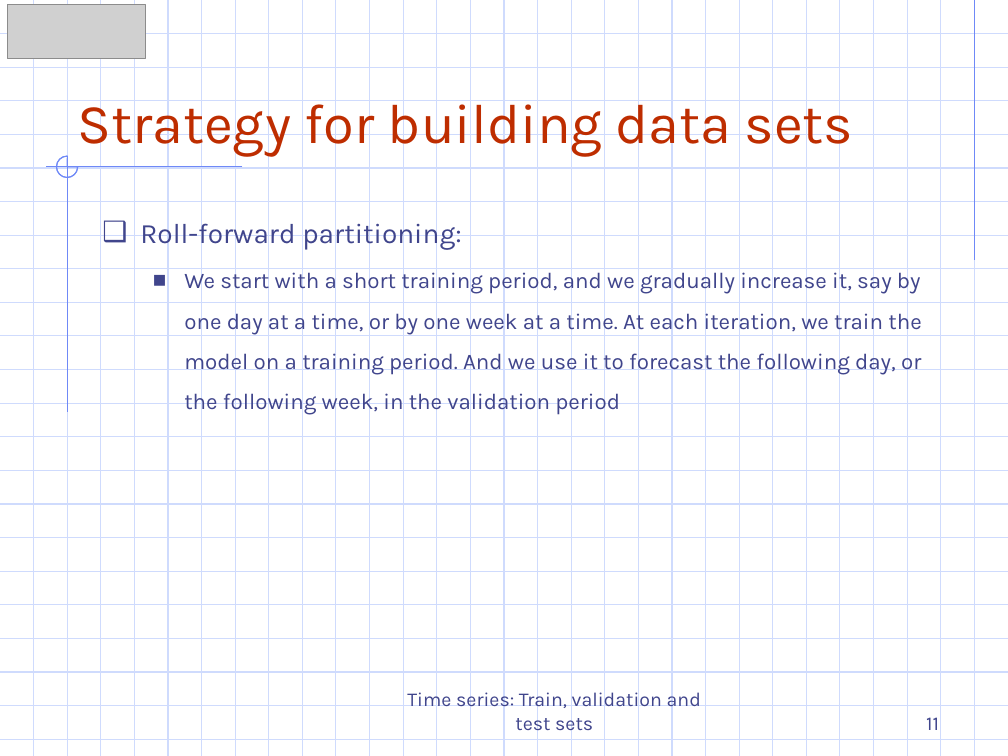
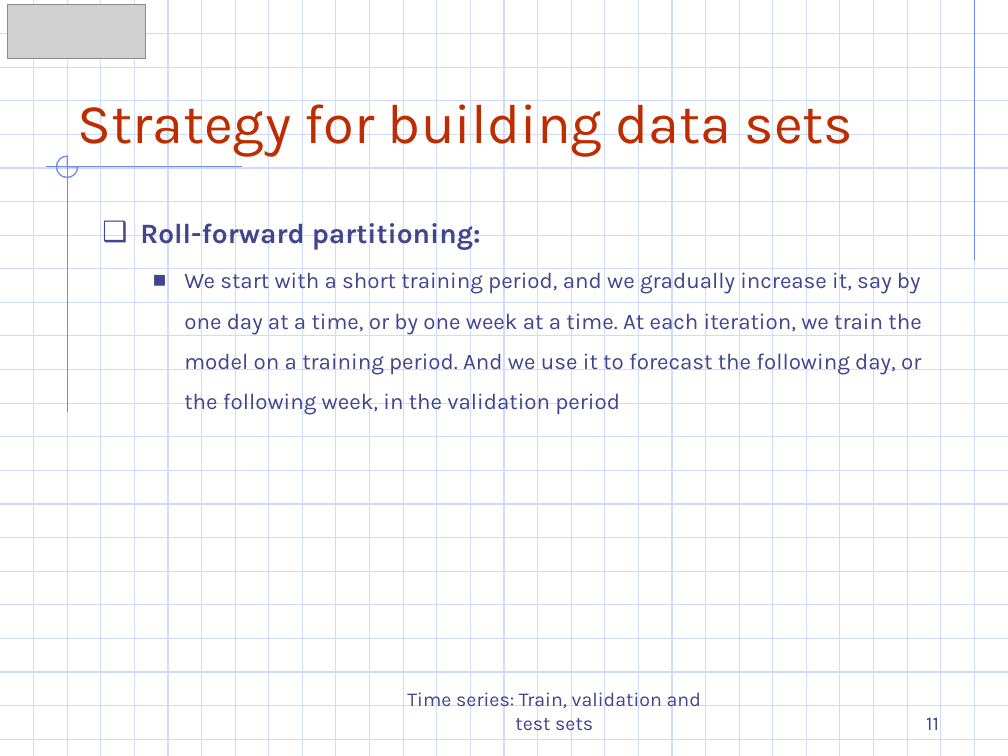
Before and after one commit to DazielNguyen/DAT301m, a slide deck: slide 11 of slide/Chapter_04_DAT301m/4.3 Time series-Train, validation and test sets.pptx. Drawn at 1008x756 pixels with LibreOffice and Linux fonts; fonts in the diff are those of the drawing; grey boxes stand for pictures. Boxes give left, top, right and bottom in pixels: in the first picture for what was removed or moved away, otherwise in the second. Text is boxed around its words. In the diff, an @@ line names an element or a change of style, - is before the commit and + after.

```diff
--- a/slide/Chapter_04_DAT301m/4.3 Time series-Train, validation and test sets.pptx
+++ b/slide/Chapter_04_DAT301m/4.3 Time series-Train, validation and test sets.pptx
@@ text at box(140, 217, 481, 250): bold on in "Roll-forward partitioning:" @@
```
Also in this commit, not shown: 8 other files.
